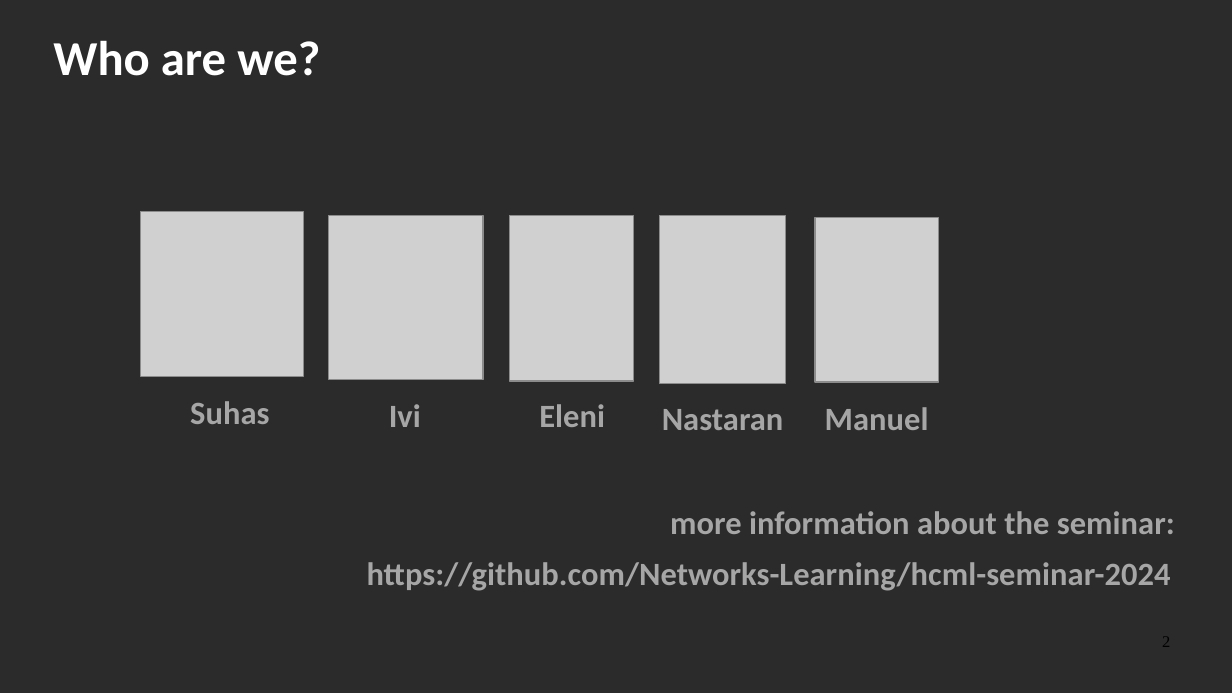
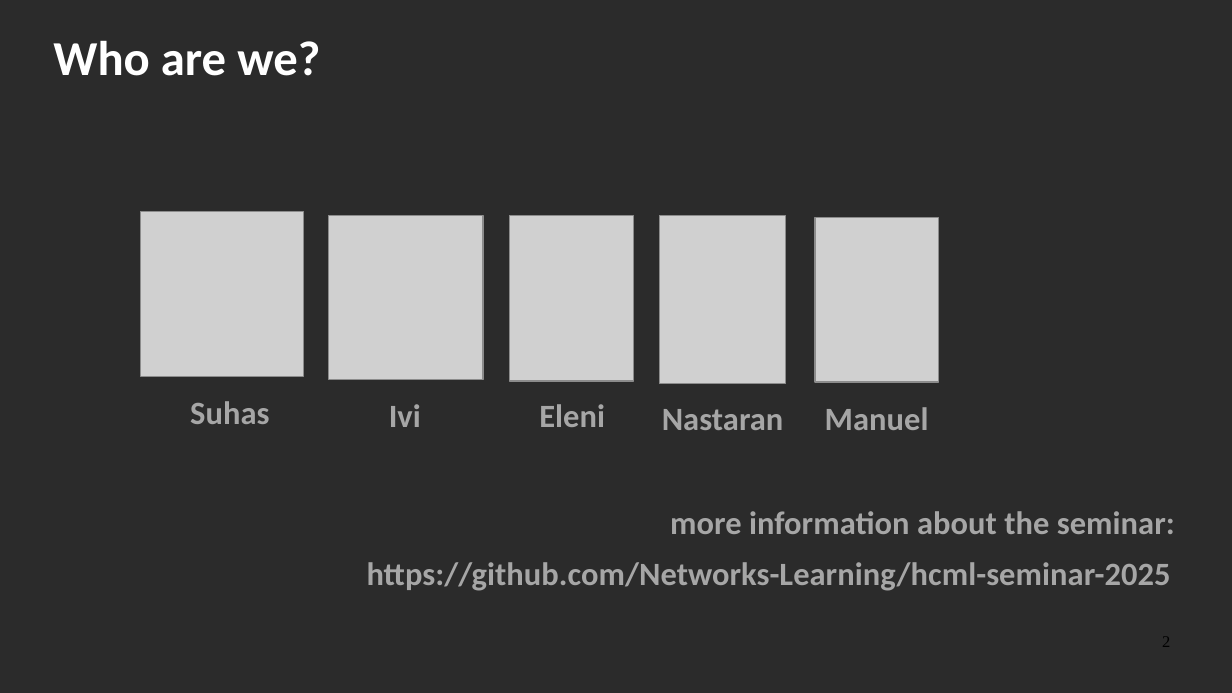
Before and after one commit to Networks-Learning/hcml-seminar-2025, a slide deck: slide 2 of hcml-seminar-kickoff-meeting-2025.pptx. Drawn at 1232x693 pixels with LibreOffice and Linux fonts; fonts in the diff are those of the drawing; grey boxes stand for pictures; background and template pictures are left out; a plain dark background stands for a picture behind light text. Boxes give left, top, right and bottom in pixels: in the first picture for what was removed or moved away, otherwise in the second. Text is boxed around its words. In the diff, an @@ line names an element or a change of style, - is before the commit and + after.

```diff
--- a/hcml-seminar-kickoff-meeting-2025.pptx
+++ b/hcml-seminar-kickoff-meeting-2025.pptx
@@ text at <box>367,562,1171,591</box>: text changed @@
-https://github.com/Networks-Learning/hcml-seminar-2024
+https://github.com/Networks-Learning/hcml-seminar-2025
```
